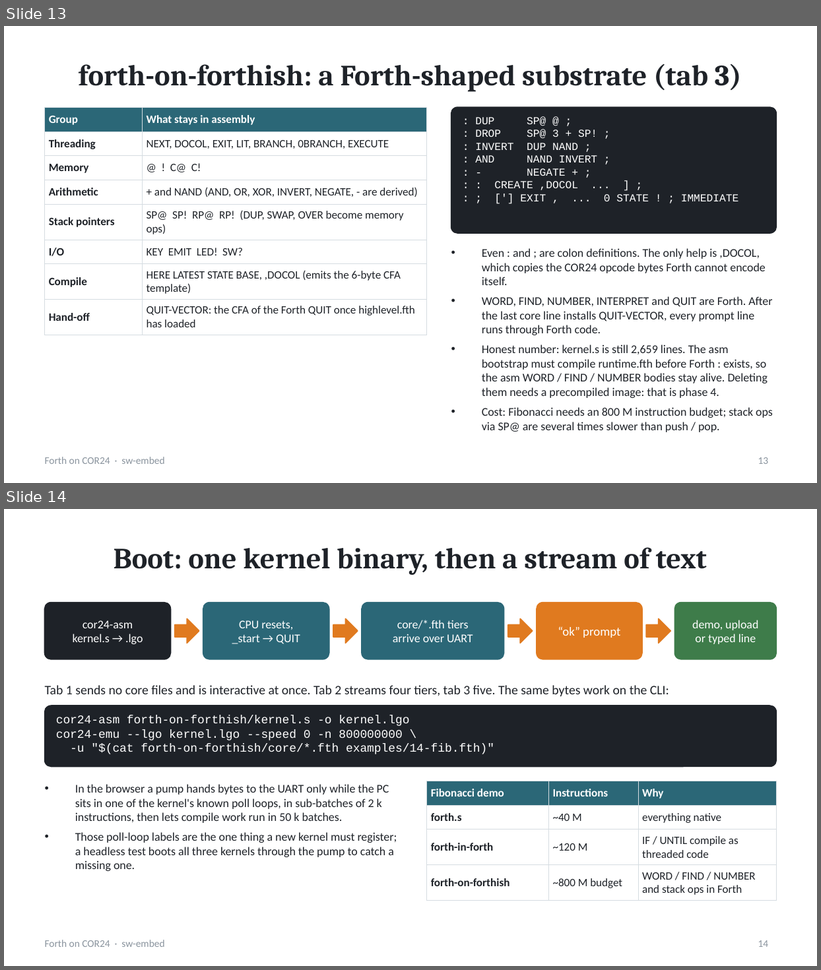
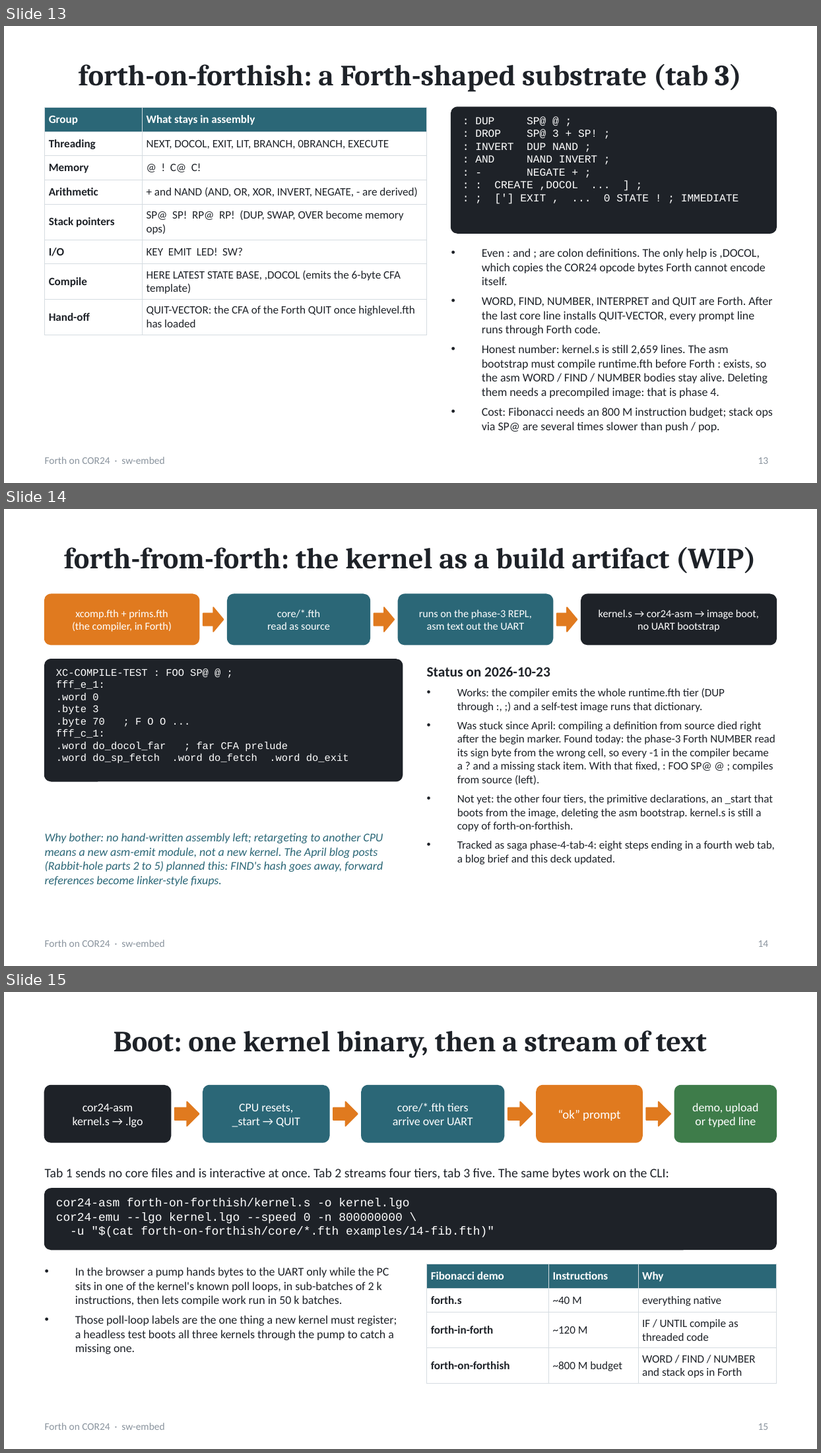
Before and after one commit to sw-embed/sw-cor24-forth, a slide deck: docs/presentation/forth-on-cor24.odp. Shown one above the other, each under a label of ours: slides 13 and 14 before the commit, slides 13, 14 and 15 after it. The pictures are 821x970 and 821x1453 pixels, drawn with LibreOffice and Linux fonts; fonts in the diff are those of the drawing. Boxes give left, top, right and bottom in pixels: in the first picture for what was removed or moved away, otherwise in the second. Text is boxed around its words. In the diff, an @@ line names an element or a change of style, - is before the commit and + after.

```diff
--- a/docs/presentation/forth-on-cor24.odp
+++ b/docs/presentation/forth-on-cor24.odp
@@ slide 14 added at (x1=4, y1=509, x2=817, y2=966), background #FFFFFF; not listed: 1 template element that a slide beside it also shows @@
@@ title added at (x1=64, y1=547, x2=756, y2=573), 26 pt, text #1E2228, bold @@
+forth-from-forth: the kernel as a build artifact (WIP)
@@ rounded rectangle added at (x1=45, y1=594, x2=199, y2=645), fill #E07A1F, outline #E07A1F 0.99 pt @@
@@ right arrow added at (x1=203, y1=607, x2=224, y2=632), fill #E07A1F, outline #E07A1F 0.99 pt @@
@@ rounded rectangle added at (x1=228, y1=594, x2=370, y2=645), fill #2B6777, outline #2B6777 0.99 pt @@
@@ right arrow added at (x1=374, y1=607, x2=394, y2=632), fill #E07A1F, outline #E07A1F 0.99 pt @@
@@ rounded rectangle added at (x1=399, y1=594, x2=553, y2=645), fill #2B6777, outline #2B6777 0.99 pt @@
@@ right arrow added at (x1=557, y1=607, x2=578, y2=632), fill #E07A1F, outline #E07A1F 0.99 pt @@
@@ rounded rectangle added at (x1=582, y1=594, x2=776, y2=645), fill #1E2228, outline #1E2228 0.99 pt @@
@@ text added at (x1=72, y1=609, x2=172, y2=632), 9.5 pt, text #FFFFFF @@
+xcomp.fth + prims.fth
+(the compiler, in Forth)
@@ text added at (x1=267, y1=609, x2=330, y2=630), 9.5 pt, text #FFFFFF @@
+core/*.fth
+read as source
@@ text added at (x1=419, y1=609, x2=532, y2=630), 9.5 pt, text #FFFFFF @@
+runs on the phase-3 REPL,
+asm text out the UART
@@ text added at (x1=599, y1=609, x2=759, y2=632), 9.5 pt, text #FFFFFF @@
+kernel.s → cor24-asm → image boot,
+no UART bootstrap
@@ rounded rectangle added at (x1=45, y1=659, x2=403, y2=782), fill #1E2228, outline #1E2228 0.99 pt @@
@@ text added at (x1=427, y1=667, x2=550, y2=677), 12.5 pt, text #1E2228, bold @@
+Status on 2026-10-23
@@ text added at (x1=56, y1=669, x2=349, y2=764), 9 pt, text #FFFFFF @@
+XC-COMPILE-TEST : FOO SP@ @ ;
+fff_e_1:
+.word 0
+.byte 3
+.byte 70 ; F O O ...
+fff_c_1:
+.word do_docol_far ; far CFA prelude
+.word do_sp_fetch .word do_fetch .word do_exit
@@ text added at (x1=457, y1=688, x2=776, y2=865), 10 pt, text #1E2228 @@
+• Works: the compiler emits the whole runtime.fth tier (DUP through :, ;) and a self-test image runs that dictionary.
+• Was stuck since April: compiling a definition from source died right after the begin marker. Found today: the phase-3 Forth NUMBER read its sign byte from the wrong cell, so every -1 in the compiler became a ? and a missing stack item. With that fixed, : FOO SP@ @ ; compiles from source (left).
+• Not yet: the other four tiers, the primitive declarations, an _start that boots from the image, deleting the asm bootstrap. kernel.s is still a copy of forth-on-forthish.
+• Tracked as saga phase-4-tab-4: eight steps ending in a fourth web tab, a blog brief and this deck updated.
@@ text added at (x1=45, y1=833, x2=383, y2=887), 10.5 pt, text #2B6777, italic @@
+Why bother: no hand-written assembly left; retargeting to another CPU means a new asm-emit module, not a new kernel. The April blog posts (Rabbit-hole parts 2 to 5) planned this: FIND's hash goes away, forward references become linker-style fixups.
@@ page number added at (x1=758, y1=941, x2=769, y2=947), 9 pt, text #8A949E @@
+14
@@ what was slide 14 is now slide 15 @@
@@ page number at (x1=758, y1=1424, x2=769, y2=1430): text changed @@
-14
+15
```
Also in this commit, not shown: 3 slides changed, 13 other files.
